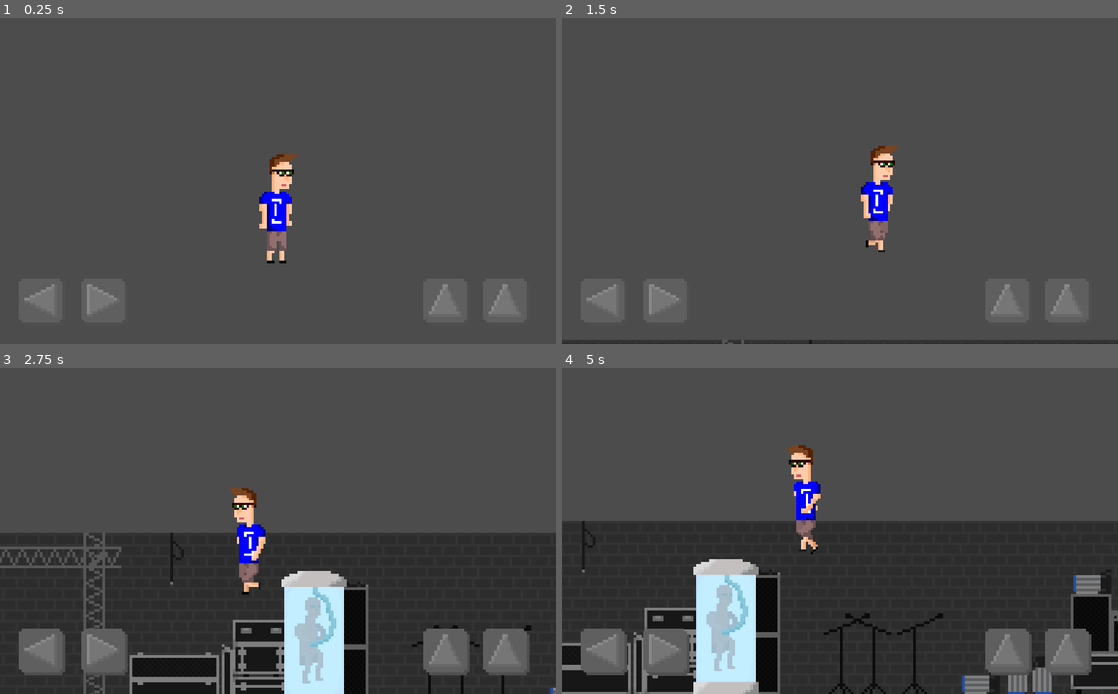
Above: before the commit, frames 1-4 (two rows, left to right).
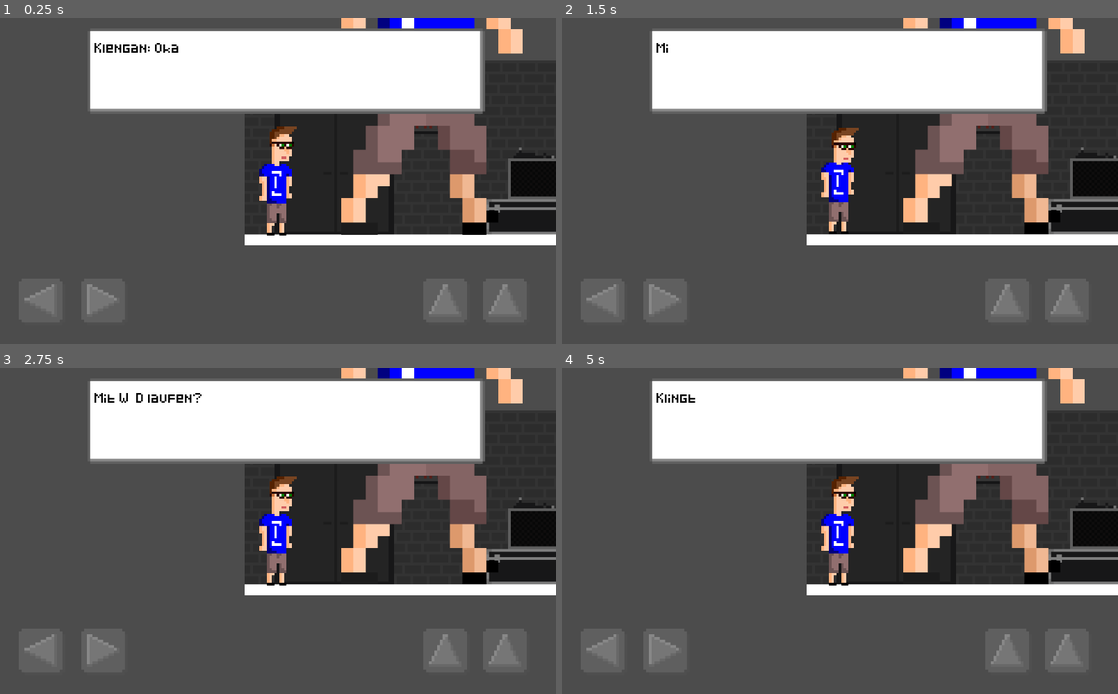
Above: after the commit, the same moments.

Repository: klenganthegame/KlenganTheGame
Game: Godot game, scene res://level/Level1.tscn
The game is run twice, just before and just after one commit, with the same random seed, the same clock (stepped at 60 frames per second) and the same inputs.
Inputs:
- Up to frame 1 (0.25 s): no input
- Up to frame 2 (1.5 s): tap Enter (accept) at 0.5, 1.35 s; hold Enter (accept) 0.53-1.28 s; hold D (walk_right) from 0.53 s (still down); tap Space (jump) at 0.77 s
- Up to frame 3 (2.75 s): tap Space (jump) at 1.52 s; release D (walk_right) at 2.03 s; hold A (walk_left) from 2.03 s (still down); hold Enter (accept) from 2.03 s (still down)
- Up to frame 4 (5 s): release A (walk_left) at 2.78 s; release Enter (accept) at 2.78 s; hold D (walk_right) 2.78-4.28 s; tap Enter (accept) at 2.85, 4.35 s; tap Space (jump) at 3.02, 3.77, 4.52 s; hold Enter (accept) 3.53-4.28 s; hold A (walk_left) from 4.28 s (still down)

The runs differ from the first frame. In frame 1, 43% of the frame differs, in the area x 16-100%, y 0-76%; in frame 2, 44%; in frame 3, 70%; in frame 4, 71%, in the area x 0-100%, y 0-100%.

Commit message:
added tutorial

Diff:
--- /dev/null
+++ b/level/Level1.gd
@@ -0,0 +1,18 @@
+extends Node2D
+
+# Declare member variables here. Examples:
+# var a = 2
+# var b = "text"
+
+# Called when the node enters the scene tree for the first time.
+func _ready():
+	$Klengan.talk(["Klengan: Okay... Also E oder Enter drücken um zu bestätigen...",
+	"Mit W & D laufen?",
+	"Und mit W oder SPACE springen?",
+	"Klingt machbar...",
+	"...",
+	"*Telefon klingelt*",
+	"Klengan: Hallo?",
+	"Der Haider: Du kannst auch deinen Kontroller verwenden.",
+	"A zum springen und Y um zu Interagieren"])
+	pass # Replace with function body.
--- a/level/Level1.tscn
+++ b/level/Level1.tscn
@@ -1,10 +1,11 @@
-[gd_scene load_steps=15 format=2]
+[gd_scene load_steps=16 format=2]
 
-[ext_resource path="res://Sprites/test/Backstage_example.png" type="Texture" id=1]
-[ext_resource path="res://Sprites/Klengan/Walk/6658c1c8d437455b869f1be0ff25527f-7.png" type="Texture" id=2]
-[ext_resource path="res://objects/level1/Klengan.tscn" type="PackedScene" id=3]
-[ext_resource path="res://objects/mechanics/Interactable.tscn" type="PackedScene" id=4]
-[ext_resource path="res://objects/test/KlenganKlon_test.tscn" type="PackedScene" id=5]
+[ext_resource path="res://level/Level1.gd" type="Script" id=1]
+[ext_resource path="res://Sprites/test/Backstage_example.png" type="Texture" id=2]
+[ext_resource path="res://Sprites/Klengan/Walk/6658c1c8d437455b869f1be0ff25527f-7.png" type="Texture" id=3]
+[ext_resource path="res://objects/level1/Klengan.tscn" type="PackedScene" id=4]
+[ext_resource path="res://objects/mechanics/Interactable.tscn" type="PackedScene" id=5]
+[ext_resource path="res://objects/test/KlenganKlon_test.tscn" type="PackedScene" id=6]
 
 [sub_resource type="RectangleShape2D" id=3]
 extents = Vector2( 52.3257, 5.04416 )
@@ -34,50 +35,55 @@
 extents = Vector2( 275.925, 10 )
 
 [node name="Node2D" type="Node2D"]
+script = ExtResource( 1 )
 
 [node name="Backstage_example" type="Sprite" parent="."]
 position = Vector2( 339.318, 485.301 )
-texture = ExtResource( 1 )
+texture = ExtResource( 2 )
 
 [node name="6658c1c8d437455b869f1be0ff25527f-7" type="Sprite" parent="."]
 position = Vector2( -978.208, 146.405 )
-texture = ExtResource( 2 )
+texture = ExtResource( 3 )
 
-[node name="Klengan" parent="." instance=ExtResource( 3 )]
-position = Vector2( 338.34, -71.7692 )
+[node name="Klengan" parent="." instance=ExtResource( 4 )]
+position = Vector2( -1261.91, 536.394 )
 
 [node name="InteractableSamples" type="Node2D" parent="."]
 
-[node name="Interactable7" parent="InteractableSamples" instance=ExtResource( 4 )]
+[node name="Interactable7" parent="InteractableSamples" instance=ExtResource( 5 )]
 position = Vector2( -380.802, 396.121 )
 dialogue = [ "Klengan: Ja wow...........", "jetzt bin ich doch hier oben...." ]
 
-[node name="Interactable6" parent="InteractableSamples" instance=ExtResource( 4 )]
+[node name="Interactable6" parent="InteractableSamples" instance=ExtResource( 5 )]
 position = Vector2( 1849.11, 623.509 )
 dialogue = [ "Klengan: Sieht aus wie eine Tür..." ]
 
-[node name="Interactable5" parent="InteractableSamples" instance=ExtResource( 4 )]
+[node name="Interactable5" parent="InteractableSamples" instance=ExtResource( 5 )]
 position = Vector2( 1509.8, 625.267 )
 dialogue = [ "Klengan: Hm...", "Ein Haufen Beschallungsgeräte..." ]
 
-[node name="Interactable4" parent="InteractableSamples" instance=ExtResource( 4 )]
-position = Vector2( -144.56, 627.025 )
+[node name="Interactable4" parent="InteractableSamples" instance=ExtResource( 5 )]
+position = Vector2( -144.56, 609.572 )
 dialogue = [ "Klengan: Das ist aber eine schöne Lampe." ]
 
-[node name="Interactable3" parent="InteractableSamples" instance=ExtResource( 4 )]
-position = Vector2( -379.46, 627.832 )
+[node name="Interactable3" parent="InteractableSamples" instance=ExtResource( 5 )]
+position = Vector2( -379.46, 607.206 )
 dialogue = [ "Klengan: Ich glaube es ist nicht die Zeit um da hoch zu klettern." ]
 
-[node name="Interactable" parent="InteractableSamples" instance=ExtResource( 4 )]
-position = Vector2( -899.478, 626.783 )
+[node name="Interactable" parent="InteractableSamples" instance=ExtResource( 5 )]
+position = Vector2( -897.891, 607.743 )
 dialogue = [ "Klengan: Diesen Schuh kenn ich doch.." ]
 
-[node name="Interactable2" parent="InteractableSamples" instance=ExtResource( 4 )]
-position = Vector2( -1112.53, 626.435 )
+[node name="Interactable2" parent="InteractableSamples" instance=ExtResource( 5 )]
+position = Vector2( -1106.18, 608.982 )
 dialogue = [ "Klengan: Was ein schöner Schuh." ]
 
-[node name="KlenganKlon_test" parent="InteractableSamples" instance=ExtResource( 5 )]
+[node name="KlenganKlon_test" parent="InteractableSamples" instance=ExtResource( 6 )]
 position = Vector2( 811.771, 510.844 )
+
+[node name="Interactable8" parent="InteractableSamples" instance=ExtResource( 5 )]
+position = Vector2( -677.146, 606.057 )
+dialogue = [ "Klengan: La...La...La.... okay.. ich lass das mit dem Singen lieber...", "Ich möchte ja nicht so enden wie der liebe Apo... oder Leon Marscher...." ]
 
 [node name="CollisionSamples" type="Node2D" parent="."]
 editor/display_folded = true
@@ -97,7 +103,6 @@
 shape = SubResource( 3 )
 
 [node name="StaticBody2D" type="StaticBody2D" parent="CollisionSamples"]
-editor/display_folded = true
 
 [node name="CollisionShape2D" type="CollisionShape2D" parent="CollisionSamples/StaticBody2D"]
 position = Vector2( 377.174, 645.869 )
@@ -146,11 +151,6 @@
 shape = SubResource( 8 )
 
 [node name="StaticBody2D9" type="StaticBody2D" parent="CollisionSamples"]
-editor/display_folded = true
-
-[node name="CollisionShape2D" type="CollisionShape2D" parent="CollisionSamples/StaticBody2D9"]
-position = Vector2( -398.368, 494.857 )
-shape = SubResource( 8 )
 
 [node name="StaticBody2D10" type="StaticBody2D" parent="CollisionSamples"]
 
